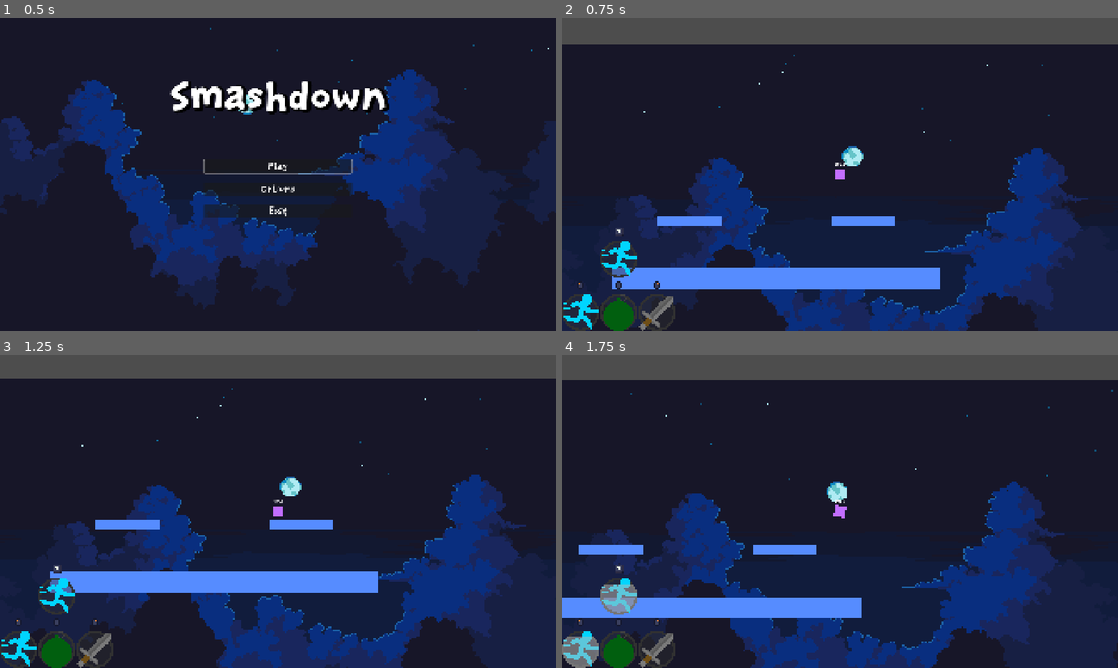
Above: before the commit, frames 1-4 (two rows, left to right).
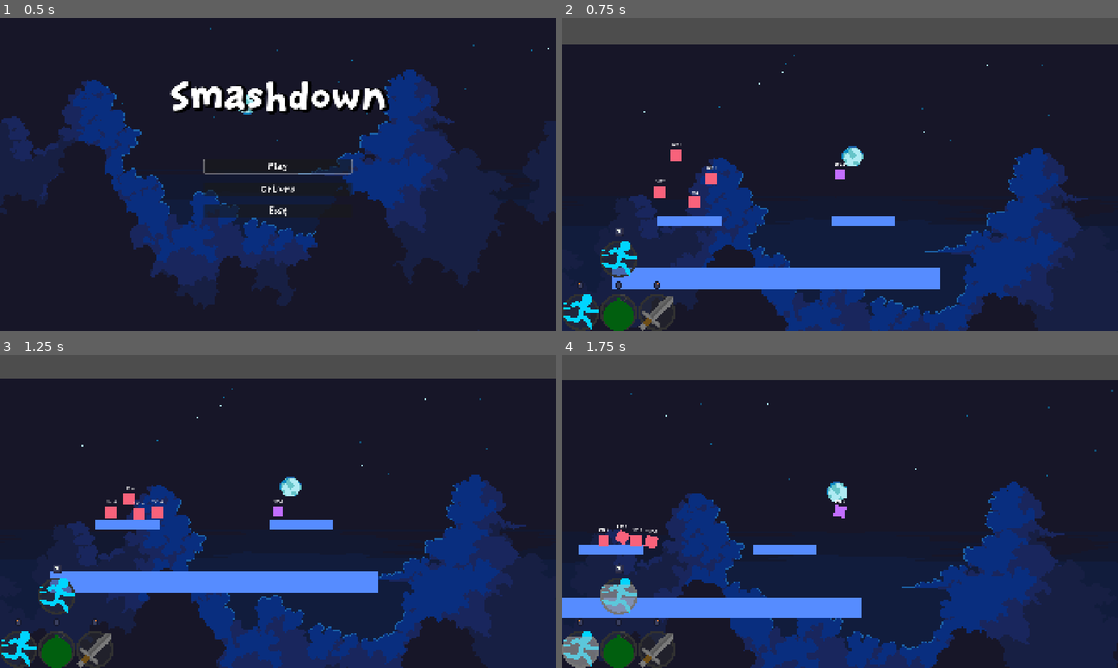
Above: after the commit, the same moments.

Repository: BoppleOpple/beat-the-clock
Game: Godot game, scene res://ui/main_menu/main_menu.tscn
Two runs of this game, one before a commit and one after it. Both use one fixed random seed, a clock stepped at 60 frames per second and the inputs below.
Inputs (mouse positions are in pixels of both pictures, inside the frame that each line leads up to):
- Up to frame 1 (0.5 s): no input
- Up to frame 2 (0.75 s): click "Play" at 0.5 s
- Up to frame 3 (1.25 s): no input
- Up to frame 4 (1.75 s): move the mouse to (840, 511) at 1.27 s; hold D (gameplay_right) from 1.28 s (still down); tap Shift (gameplay_ability_combo) at 1.35 s; click (840, 511) at 1.42 s; tap Space (gameplay_jump) at 1.52 s

Frame 1 is identical in both runs. In frame 2, 0.4% of the frame differs, in the area x 16-28%, y 40-61%; in frame 3, 0.4%; in frame 4, 0.3%.

Commit message:
feat: add base and melee enemies

Diff:
--- /dev/null
+++ b/actors/enemies/enemy_base.gd
@@ -0,0 +1,74 @@
+class_name EnemyBase
+extends ActorBase
+
+
+###########
+# GLOBALS #
+###########
+
+var state_graph: Dictionary[String, Array] = {
+	"IDLE": ["IDLE"]
+}
+
+var state_durations: Dictionary[String, float] = {
+	"IDLE": 5.0
+}
+
+var current_state: String = "IDLE"
+
+###########
+# METHODS #
+###########
+
+# Called when the node enters the scene tree for the first time.
+func _ready() -> void:
+	super()
+	$Timers/StateTransitionTimer.start(state_durations[current_state])
+
+# Called every frame. 'delta' is the elapsed time since the previous frame.
+func _physics_process(delta: float) -> void:
+	var frame_actions: Actions = Actions.new()
+
+	frame_actions.move_x = _get_move_x()
+	frame_actions.jump = _get_jump()
+	frame_actions.slow_fall = _get_slow_fall()
+	frame_actions.ability_1 = _get_ability_1()
+	frame_actions.ability_2 = _get_ability_2()
+	frame_actions.ability_3 = _get_ability_3()
+	frame_actions.ability_combo = _get_ability_combo()
+
+	_apply_actions(frame_actions, delta)
+
+func _get_move_x() -> float:
+	return 0.0
+
+func _get_jump() -> bool:
+	return false
+
+func _get_slow_fall() -> bool:
+	return false
+
+func _get_ability_1() -> bool:
+	return false
+
+func _get_ability_2() -> bool:
+	return false
+
+func _get_ability_3() -> bool:
+	return false
+
+func _get_ability_combo() -> bool:
+	return false
+
+func _get_current_target() -> Node2D:
+	return GameManager.player_ref
+
+func get_aim_direction() -> Vector2:
+	var target: Node2D = _get_current_target()
+
+	return (target.global_position - self.global_position).normalized()
+
+func _on_state_transition_timer_timeout() -> void:
+	var state_pool: Array = state_graph[current_state]
+	current_state = str(state_pool[randi_range(0, state_pool.size() - 1)])
+	$Timers/StateTransitionTimer.start(state_durations[current_state])
--- /dev/null
+++ b/actors/enemies/enemy_base.tscn
@@ -0,0 +1,16 @@
+[gd_scene format=3 uid="uid://dph6l0nqt4m0p"]
+
+[ext_resource type="PackedScene" uid="uid://b1anqspvwemms" path="res://actors/actor_base.tscn" id="1_d0nw6"]
+[ext_resource type="Script" uid="uid://g711xll2ltvp" path="res://actors/enemies/enemy_base.gd" id="2_4d8hh"]
+
+[node name="EnemyBase" unique_id=950486434 instance=ExtResource("1_d0nw6")]
+script = ExtResource("2_4d8hh")
+
+[node name="ColorRect" parent="." index="1" unique_id=1284086352]
+color = Color(0.9722486, 0.38292152, 0.48270053, 1)
+
+[node name="StateTransitionTimer" type="Timer" parent="Timers" parent_id_path=PackedInt32Array(1078520662) index="8" unique_id=742549887]
+wait_time = 5.0
+one_shot = true
+
+[connection signal="timeout" from="Timers/StateTransitionTimer" to="." method="_on_state_transition_timer_timeout"]
--- /dev/null
+++ b/actors/enemies/melee/enemy_melee.gd
@@ -0,0 +1,86 @@
+class_name EnemyMelee
+extends EnemyBase
+
+###########
+# GLOBALS #
+###########
+
+var next_sword: int = 2
+
+###########
+# METHODS #
+###########
+
+func _ready() -> void:
+	super()
+
+	state_graph = {
+		"IDLE": ["IDLE", "IDLE", "IDLE", "RUSH"],
+		"RUSH": ["IDLE"]
+	}
+
+	state_durations = {
+		"IDLE": 2.0,
+		"RUSH": 6.0
+	}
+
+	ability_1 = GameManager.Ability.DASH
+	ability_2 = GameManager.Ability.SWORD
+	ability_3 = GameManager.Ability.SWORD
+
+func _get_move_x() -> float:
+	var target: Node2D = _get_current_target()
+	match current_state:
+		"IDLE":
+			return clamp(-global_position.x / 1000, -1, 1)
+		"RUSH":
+			return clamp((target.global_position.x - global_position.x) / 300, -1, 1)
+	return 0.0
+
+func _get_jump() -> bool:
+	var target: Node2D = _get_current_target()
+	match current_state:
+		"IDLE":
+			pass
+		"RUSH":
+			return target.global_position.y < global_position.y + 100
+	return false
+
+func _get_slow_fall() -> bool:
+	var target: Node2D = _get_current_target()
+	match current_state:
+		"IDLE":
+			return true
+		"RUSH":
+			return target.global_position.y < global_position.y - 20
+	return false
+
+func _get_ability_1() -> bool:
+	var target: Node2D = _get_current_target()
+	match current_state:
+		"IDLE":
+			return false
+		"RUSH":
+			# dash when far away
+			return global_position.distance_to(target.global_position) > 500
+	return false
+
+func _get_ability_2() -> bool:
+	var target: Node2D = _get_current_target()
+	if global_position.distance_to(target.global_position) < 200 and next_sword == 2:
+		next_sword = 3
+		return true
+	return false
+
+func _get_ability_3() -> bool:
+	var target: Node2D = _get_current_target()
+	if global_position.distance_to(target.global_position) < 200 and next_sword == 3:
+		next_sword = 2
+		return true
+	return false
+
+func _get_ability_combo() -> bool:
+	return false
+
+func _get_current_target() -> Node2D:
+	return GameManager.player_ref
--- /dev/null
+++ b/actors/enemies/melee/enemy_melee.tscn
@@ -0,0 +1,7 @@
+[gd_scene format=3 uid="uid://chg4k3ky170cu"]
+
+[ext_resource type="PackedScene" uid="uid://dph6l0nqt4m0p" path="res://actors/enemies/enemy_base.tscn" id="1_hc106"]
+[ext_resource type="Script" uid="uid://devp12u3i0ytj" path="res://actors/enemies/melee/enemy_melee.gd" id="2_sihox"]
+
+[node name="EnemyMelee" unique_id=950486434 groups=["baddies"] instance=ExtResource("1_hc106")]
+script = ExtResource("2_sihox")
--- a/main.gd
+++ b/main.gd
@@ -4,7 +4,11 @@
 
 # Called when the node enters the scene tree for the first time.
 func _ready() -> void:
-	pass # Replace with function body.
+	var enemies: Array[Node] = get_tree().get_nodes_in_group("baddies")
+
+	for node in enemies:
+		if node is ActorBase:
+			node.connect("throw_grenade", _on_player_throw_grenade)
 
 
 # Called every frame. 'delta' is the elapsed time since the previous frame.
--- a/main.tscn
+++ b/main.tscn
@@ -5,13 +5,14 @@
 [ext_resource type="PackedScene" uid="uid://cpvcqwg43fwv" path="res://ui/hud/hud.tscn" id="2_0xm2m"]
 [ext_resource type="PackedScene" uid="uid://cna1uay0kbei2" path="res://player/player.tscn" id="3_h2yge"]
 [ext_resource type="PackedScene" uid="uid://grjdako5rpsp" path="res://ui/pause/pause.tscn" id="5_lquwl"]
+[ext_resource type="PackedScene" uid="uid://chg4k3ky170cu" path="res://actors/enemies/melee/enemy_melee.tscn" id="6_7mycd"]
 
 [node name="Main" type="Node" unique_id=303326613]
 script = ExtResource("1_1bvp3")
 
 [node name="Stage" parent="." unique_id=12831427 instance=ExtResource("1_ig7tw")]
 
-[node name="Player" parent="." unique_id=950486434 instance=ExtResource("3_h2yge")]
+[node name="Player" parent="." unique_id=823536844 instance=ExtResource("3_h2yge")]
 position = Vector2(220, -372)
 
 [node name="Camera2D" type="Camera2D" parent="Player" unique_id=1667980090]
@@ -24,4 +25,16 @@
 
 [node name="Pause" parent="." unique_id=181748229 instance=ExtResource("5_lquwl")]
 
+[node name="EnemyMelee" parent="." unique_id=950486434 instance=ExtResource("6_7mycd")]
+position = Vector2(-226, -353)
+
+[node name="EnemyMelee2" parent="." unique_id=60050402 instance=ExtResource("6_7mycd")]
+position = Vector2(-349, -433)
+
+[node name="EnemyMelee3" parent="." unique_id=1034371796 instance=ExtResource("6_7mycd")]
+position = Vector2(-288, -271)
+
+[node name="EnemyMelee4" parent="." unique_id=297174871 instance=ExtResource("6_7mycd")]
+position = Vector2(-408, -310)
+
 [connection signal="throw_grenade" from="Player" to="." method="_on_player_throw_grenade"]
Not shown, added: actors/enemies/enemy_base.gd.uid
Not shown, added: actors/enemies/melee/enemy_melee.gd.uid
